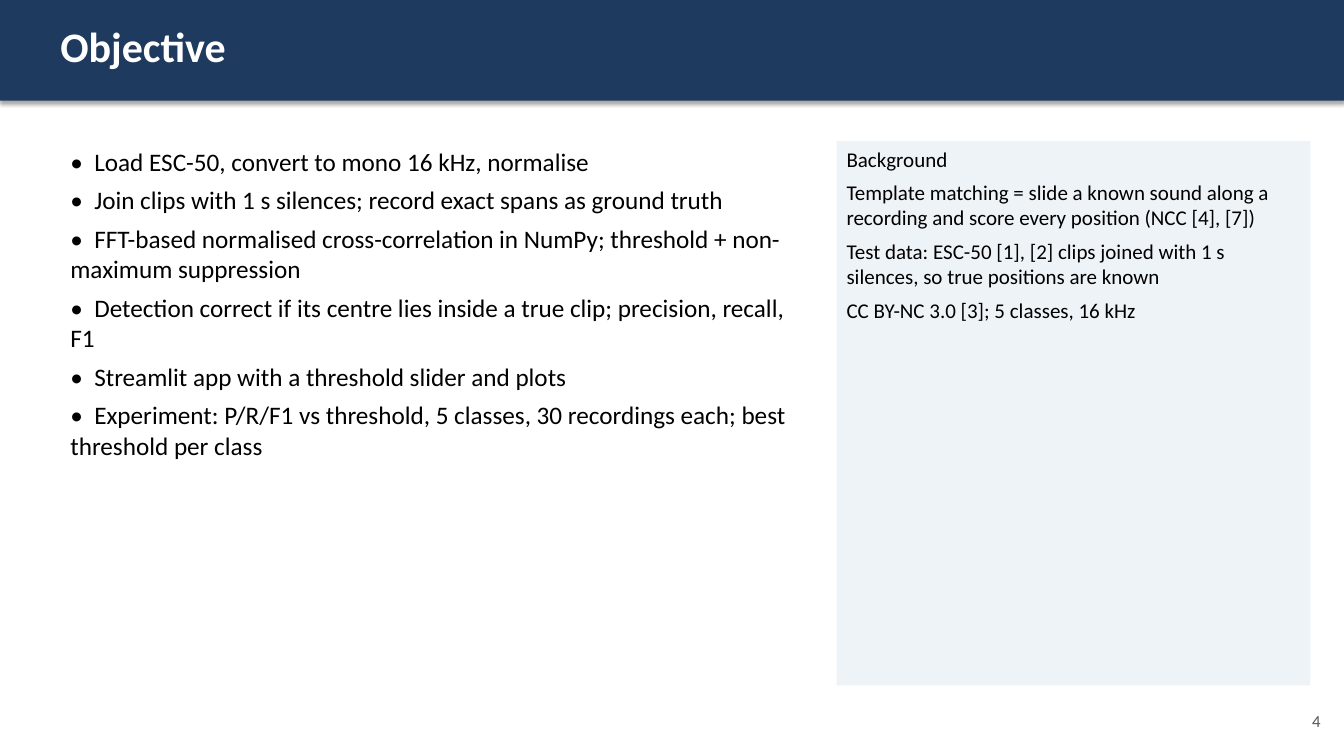
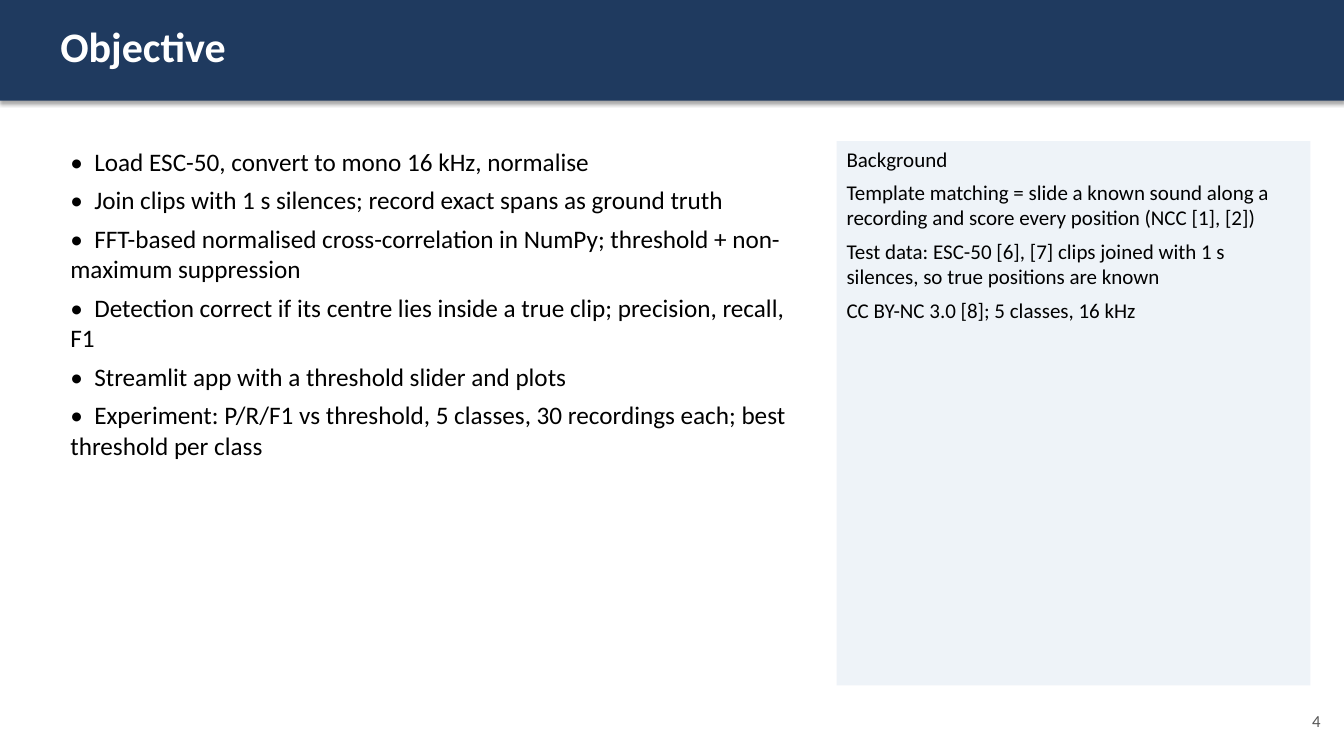
Before and after one commit to Zion-Naranje/matched-filter-pulse-detector, a slide deck: slide 4 of esc50_matching/docs/presentation.pptx. Drawn at 1344x756 pixels with LibreOffice and Linux fonts; fonts in the diff are those of the drawing. Boxes give left, top, right and bottom in pixels: in the first picture for what was removed or moved away, otherwise in the second. Text is boxed around its words. In the diff, an @@ line names an element or a change of style, - is before the commit and + after.

```diff
--- a/esc50_matching/docs/presentation.pptx
+++ b/esc50_matching/docs/presentation.pptx
@@ text in rectangle at bbox=[847, 185, 1268, 321]: text changed @@
-Template matching = slide a known sound along a recording and score every position (NCC [4], [7])
-Test data: ESC-50 [1], [2] clips joined with 1 s silences, so true positions are known
-CC BY-NC 3.0 [3]; 5 classes, 16 kHz
+Template matching = slide a known sound along a recording and score every position (NCC [1], [2])
+Test data: ESC-50 [6], [7] clips joined with 1 s silences, so true positions are known
+CC BY-NC 3.0 [8]; 5 classes, 16 kHz
```
Also in this commit, not shown: 3 other slides changed, 4 other files.
